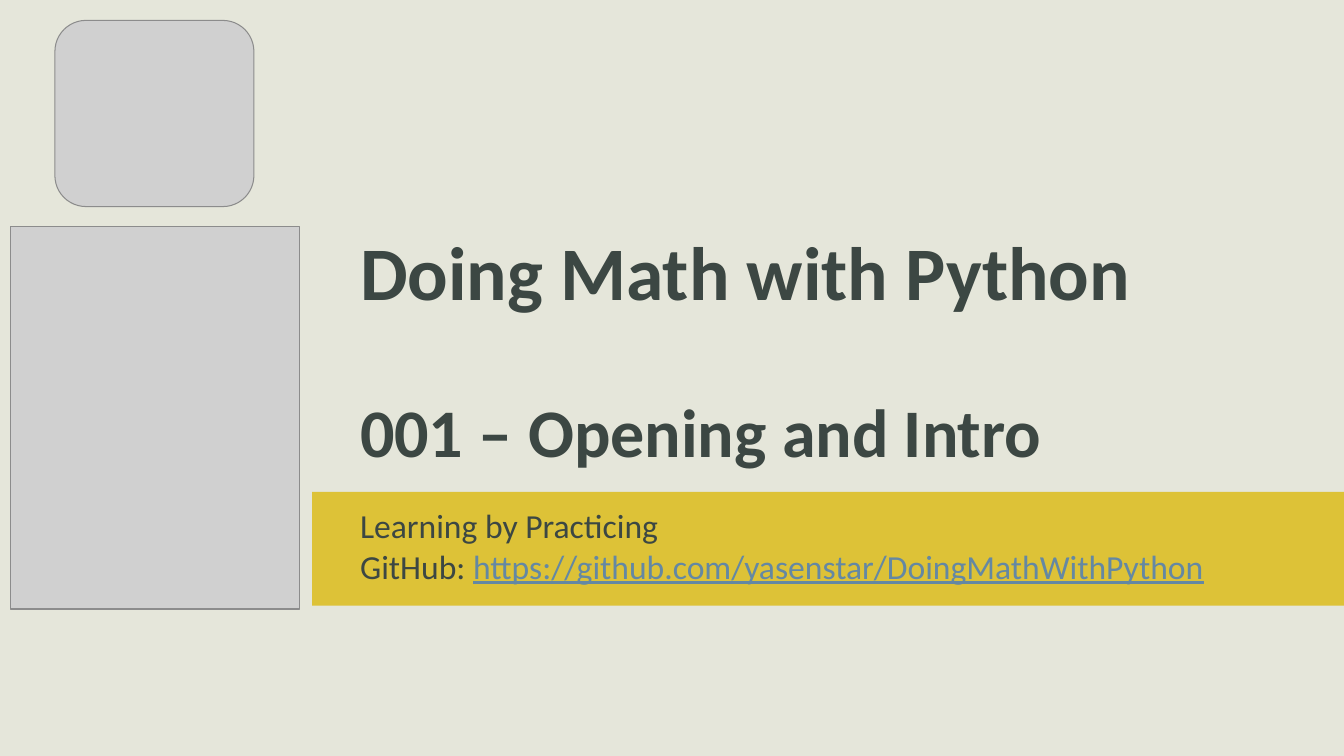
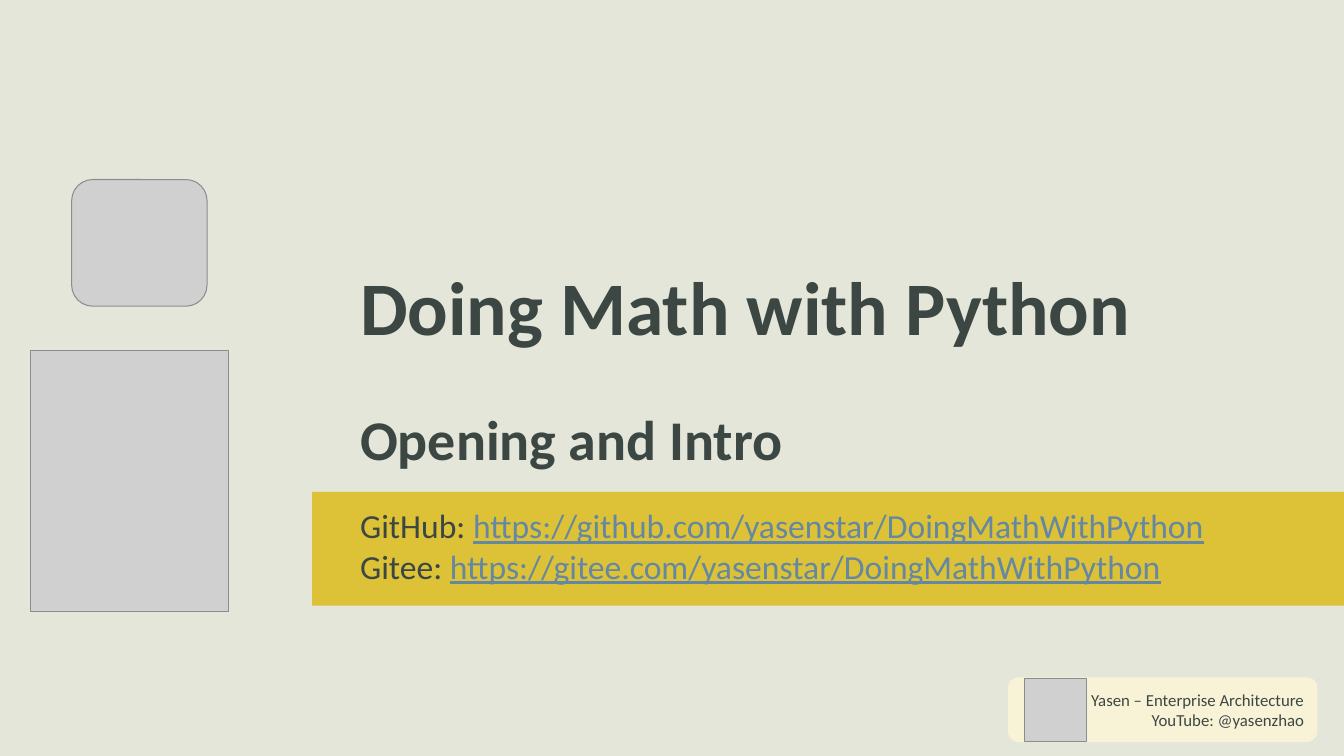
Before and after one commit to yasenstar/DoingMathWithPython, a slide deck: slide 1 of contents-doingmathwithpython.pptx. Drawn at 1344x756 pixels with LibreOffice and Linux fonts; fonts in the diff are those of the drawing; grey boxes stand for pictures; background and template pictures are left out. Boxes give left, top, right and bottom in pixels: in the first picture for what was removed or moved away, otherwise in the second. Text is boxed around its words. In the diff, an @@ line names an element or a change of style, - is before the commit and + after.

```diff
--- a/contents-doingmathwithpython.pptx
+++ b/contents-doingmathwithpython.pptx
@@ text added at (67, 179, 207, 180), 66 pt, text #E5E6DA, bold @@
+001
@@ picture: place and size @@
-picture at (55, 20, 254, 207)
+picture at (72, 179, 207, 307)
@@ picture removed at (10, 227, 299, 609) @@
@@ title at (360, 282, 1130, 470): text changed @@
-Doing Math with Python
-001 – Opening and Intro
+Doing Math with Python
+Opening and Intro
@@ picture added at (30, 350, 228, 611) @@
@@ subtitle at (360, 514, 658, 544): paragraph removed @@
-Learning by Practicing
@@ subtitle at (360, 555, 1160, 585): paragraph added @@
+Gitee: https://gitee.com/yasenstar/DoingMathWithPython
@@ rounded rectangle added at (1008, 678, 1318, 742), fill #F8F3D7, 12 pt, text #3C4743 @@
+Yasen – Enterprise Architecture
+YouTube: @yasenzhao
@@ picture added at (1025, 679, 1087, 742) @@
```
Also in this commit, not shown: 1 slide added, 3 other files.
